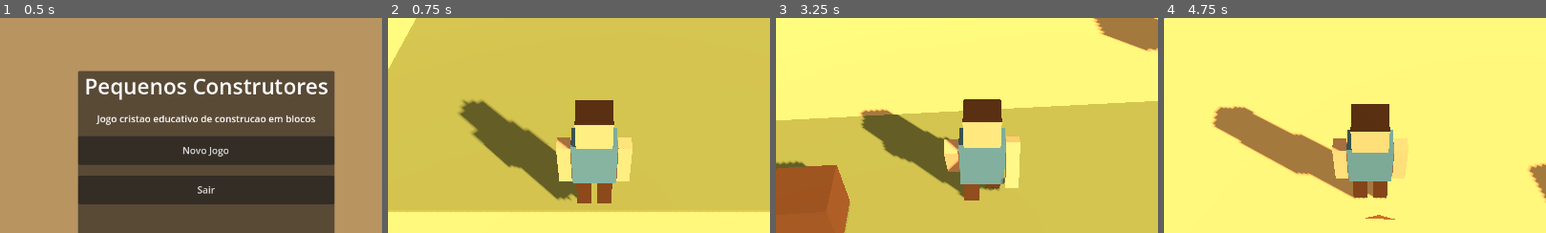
Above: before the commit, frames 1-4 (left to right).
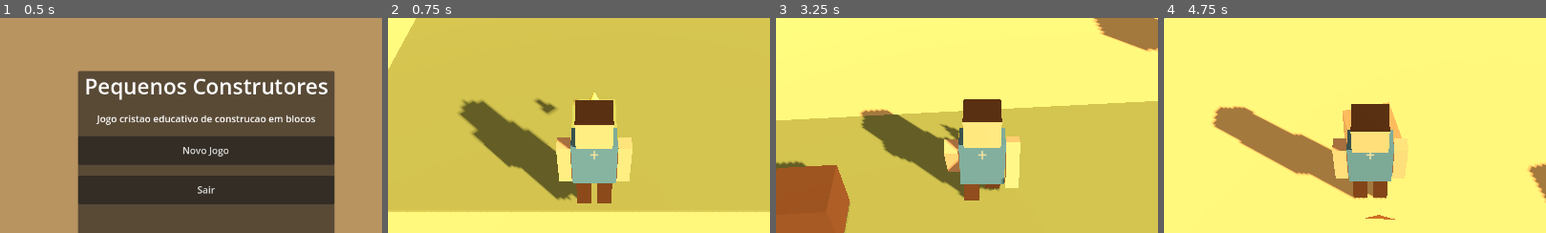
Above: after the commit, the same moments.

Repository: Luizgjunior/pequenosconstrutores
Game: Godot game, scene res://scenes/Main.tscn
Same seed, same stepped clock (60 frames per second), same inputs: the game is played once before the commit and once after it.
Inputs (mouse positions are % of the whole screen's width and height, from its top left):
- Up to frame 1 (0.5 s): no input
- Up to frame 2 (0.75 s): click "Novo Jogo" at 0.5 s
- Up to frame 3 (3.25 s): move the mouse to (55, 50) at 1.27 s; press the mouse at (55, 50) at 1.28 s; hold W (move_forward) from 1.28 s (still down); tap Space (jump) at 1.52, 2.27 s; move the mouse to (45, 50) at 2.02 s; release the mouse at (45, 50) at 2.03 s; right-click (45, 50) at 2.1 s; move the mouse to (52, 48) at 2.77 s; press the mouse at (52, 48) at 2.78 s
- Up to frame 4 (4.75 s): keep holding W (move_forward); move the mouse to (49, 52) at 3.52 s; release the mouse at (49, 52) at 3.53 s; right-click (49, 52) at 3.6 s; tap Space (jump) at 3.77, 4.52 s; move the mouse to (57, 51) at 4.27 s; press the mouse at (57, 51) at 4.28 s
The pictures show only the part of the screen within x 23-73%, y 18-68%; the shares and areas given below are measured in that part.

Frame 1 is identical in both runs. In frame 2, 0.5% of the frame differs, in the area x 38-60%, y 34-66%; in frame 3, 0.2%; in frame 4, 0.5%.

Commit message:
Melhora mira e empilhamento de blocos

Diff:
--- a/scenes/Game.tscn
+++ b/scenes/Game.tscn
@@ -17,3 +17,23 @@
 script = ExtResource("4_block_builder")
 
 [node name="PlacedBlocks" type="Node3D" parent="BlockBuilder"]
+
+[node name="AimLayer" type="CanvasLayer" parent="."]
+
+[node name="Crosshair" type="Label" parent="AimLayer"]
+anchors_preset = 8
+anchor_left = 0.5
+anchor_top = 0.5
+anchor_right = 0.5
+anchor_bottom = 0.5
+offset_left = -9.0
+offset_top = -18.0
+offset_right = 9.0
+offset_bottom = 18.0
+grow_horizontal = 2
+grow_vertical = 2
+theme_override_colors/font_color = Color(0.98, 0.9, 0.62, 0.95)
+theme_override_font_sizes/font_size = 28
+text = "+"
+horizontal_alignment = 1
+vertical_alignment = 1
--- a/scripts/blocks/BlockBuilder.gd
+++ b/scripts/blocks/BlockBuilder.gd
@@ -11,6 +11,11 @@
 var block_mesh := BoxMesh.new()
 var block_shape := BoxShape3D.new()
 var block_material := StandardMaterial3D.new()
+var preview_material := StandardMaterial3D.new()
+var blocked_preview_material := StandardMaterial3D.new()
+var arrow_material := StandardMaterial3D.new()
+var preview_block: MeshInstance3D
+var preview_arrow: MeshInstance3D
 var player: CharacterBody3D
 var camera: Camera3D
 
@@ -24,6 +29,11 @@
 	block_shape.size = Vector3.ONE * BLOCK_SIZE
 	block_material.albedo_color = Color(0.45, 0.27, 0.12, 1)
 	block_material.roughness = 0.9
+	_setup_preview()
+
+
+func _process(_delta: float) -> void:
+	_update_preview()
 
 
 func _unhandled_input(event: InputEvent) -> void:
@@ -69,6 +79,58 @@
 	var collider := hit.get("collider") as Node
 	if collider != null and collider.is_in_group("placed_blocks"):
 		collider.queue_free()
+
+
+func _setup_preview() -> void:
+	preview_material.albedo_color = Color(0.9, 0.72, 0.35, 0.42)
+	preview_material.transparency = BaseMaterial3D.TRANSPARENCY_ALPHA
+	preview_material.roughness = 0.8
+
+	blocked_preview_material.albedo_color = Color(0.9, 0.18, 0.12, 0.35)
+	blocked_preview_material.transparency = BaseMaterial3D.TRANSPARENCY_ALPHA
+	blocked_preview_material.roughness = 0.8
+
+	arrow_material.albedo_color = Color(0.98, 0.86, 0.36, 1)
+	arrow_material.roughness = 0.7
+
+	preview_block = MeshInstance3D.new()
+	preview_block.name = "BuildPreviewBlock"
+	preview_block.mesh = block_mesh
+	preview_block.material_override = preview_material
+	preview_block.visible = false
+	add_child(preview_block)
+
+	var arrow_mesh := CylinderMesh.new()
+	arrow_mesh.top_radius = 0.0
+	arrow_mesh.bottom_radius = 0.18
+	arrow_mesh.height = 0.42
+
+	preview_arrow = MeshInstance3D.new()
+	preview_arrow.name = "BuildPreviewArrow"
+	preview_arrow.mesh = arrow_mesh
+	preview_arrow.material_override = arrow_material
+	preview_arrow.visible = false
+	add_child(preview_arrow)
+
+
+func _update_preview() -> void:
+	if preview_block == null or preview_arrow == null:
+		return
+
+	var hit := _raycast_from_camera()
+	if hit.is_empty():
+		preview_block.visible = false
+		preview_arrow.visible = false
+		return
+
+	var block_position := _get_place_position(hit)
+	var can_place := _can_place_at(block_position)
+	preview_block.global_position = block_position
+	preview_block.material_override = preview_material if can_place else blocked_preview_material
+	preview_block.visible = true
+
+	preview_arrow.global_position = block_position + Vector3(0.0, 0.95, 0.0)
+	preview_arrow.visible = can_place
 
 
 func _raycast_from_camera() -> Dictionary:
